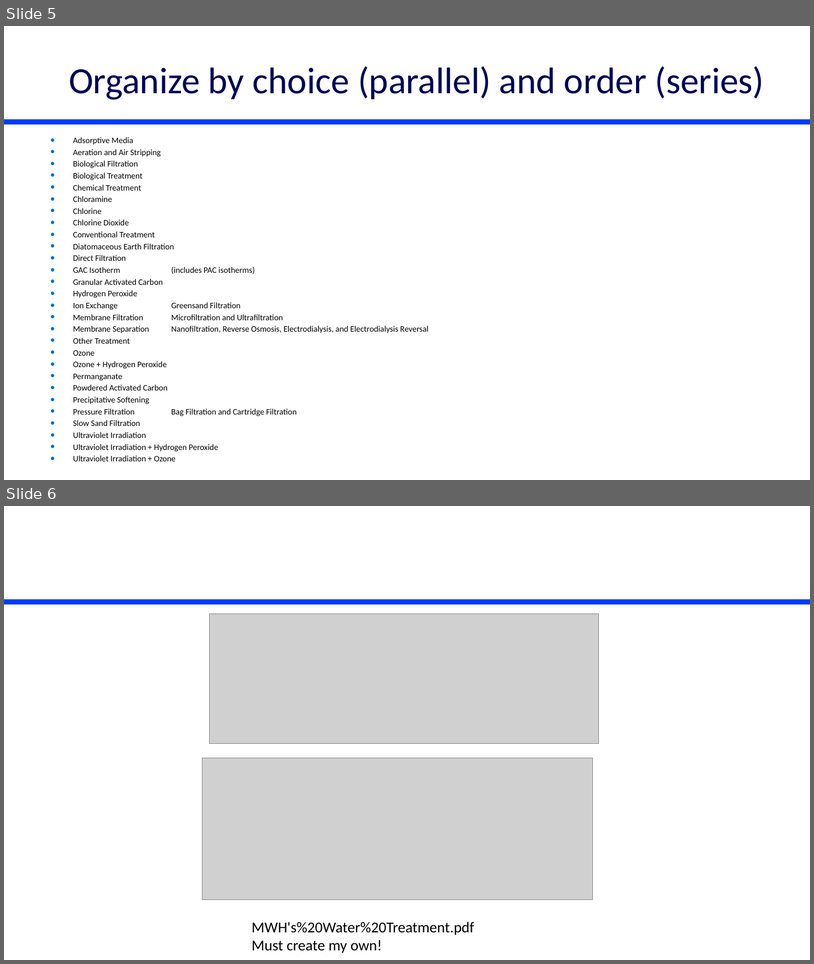
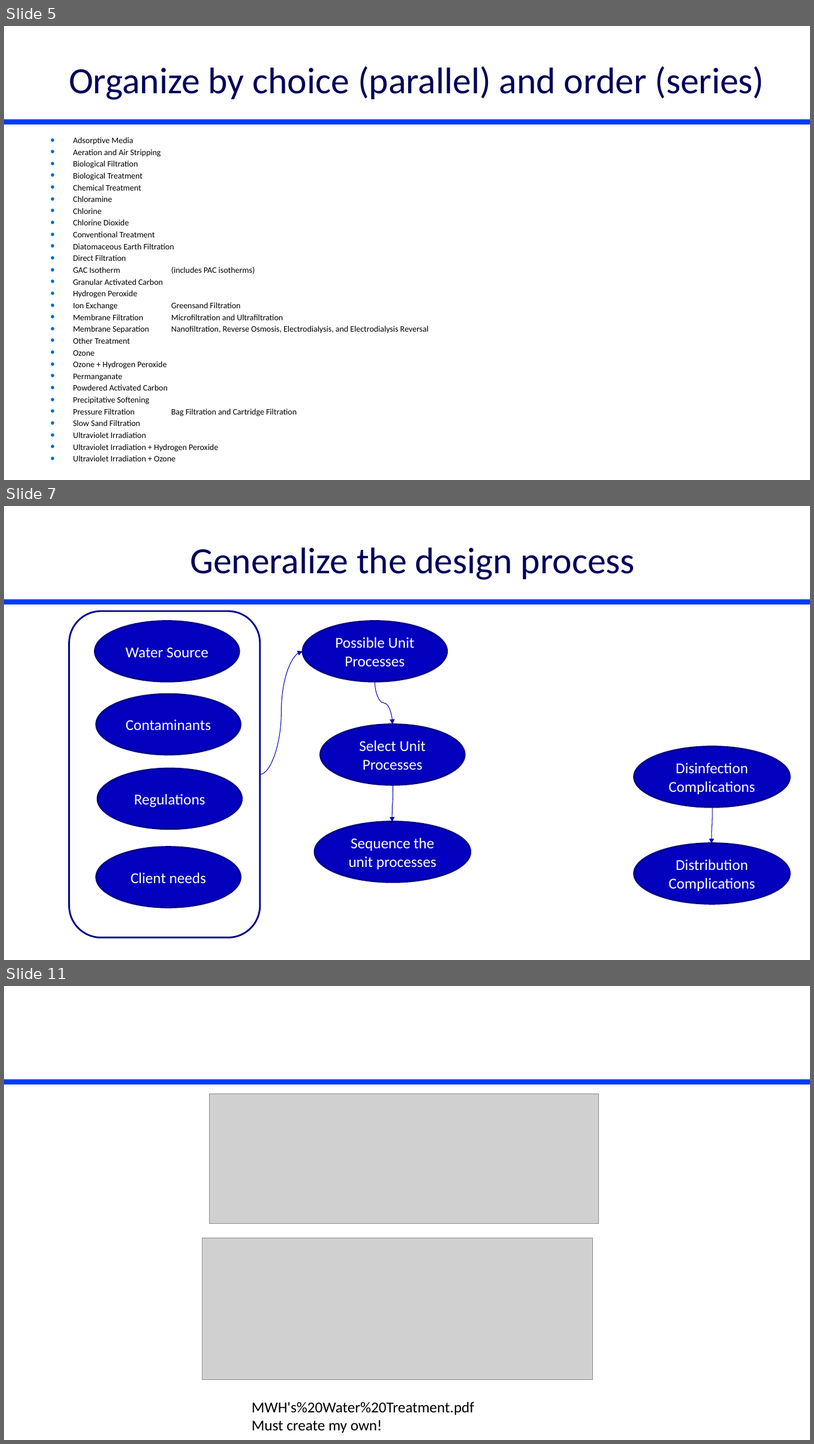
Before and after one commit to monroews/CEE4590, a slide deck: Lectures/Unit Process Selection.pptx. Shown one above the other, each under a label of ours: slides 5 and 6 before the commit, slides 5, 7 and 11 after it; the slides between them are not shown. The pictures are 814x964 and 814x1444 pixels, drawn with LibreOffice and Linux fonts; fonts in the diff are those of the drawing; grey boxes stand for pictures. Boxes give left, top, right and bottom in pixels: in the first picture for what was removed or moved away, otherwise in the second. Text is boxed around its words. In the diff, an @@ line names an element or a change of style, - is before the commit and + after.

```diff
--- a/Lectures/Unit Process Selection.pptx
+++ b/Lectures/Unit Process Selection.pptx
@@ slide 7 added at <box>4,506,810,960</box>, background #FFFFFF; not listed: 1 template element that a slide beside it also shows @@
@@ title added at <box>190,547,635,580</box>, 44 pt, text #00005A @@
+Generalize the design process
@@ rounded rectangle added at <box>69,611,260,937</box>, outline #02008D 2 pt @@
@@ ellipse added at <box>95,621,239,681</box>, fill #0300BE, outline #02008D 2 pt, 18 pt, text #FFFFFF @@
+Water Source
@@ ellipse added at <box>303,621,447,681</box>, fill #0300BE, outline #02008D 2 pt, 18 pt, text #FFFFFF @@
+Possible Unit Processes
@@ curved arrow added from (260, 774) to (303, 651), #0300BA 0.75 pt @@
@@ curved arrow added from (375, 681) to (393, 724), #0300BA 0.75 pt @@
@@ ellipse added at <box>96,694,241,754</box>, fill #0300BE, outline #02008D 2 pt, 18 pt, text #FFFFFF @@
+Contaminants
@@ ellipse added at <box>320,724,465,785</box>, fill #0300BE, outline #02008D 2 pt, 18 pt, text #FFFFFF @@
+Select Unit Processes
@@ ellipse added at <box>635,746,791,807</box>, fill #0300BE, outline #02008D 2 pt, 18 pt, text #FFFFFF @@
+Disinfection Complications
@@ ellipse added at <box>98,769,242,829</box>, fill #0300BE, outline #02008D 2 pt, 18 pt, text #FFFFFF @@
+Regulations
@@ curved arrow added from (393, 785) to (392, 822), #0300BA 0.75 pt @@
@@ curved arrow added from (713, 807) to (712, 844), #0300BA 0.75 pt @@
@@ ellipse added at <box>315,821,471,882</box>, fill #0300BE, outline #02008D 2 pt, 18 pt, text #FFFFFF @@
+Sequence the unit processes
@@ ellipse added at <box>96,847,241,907</box>, fill #0300BE, outline #02008D 2 pt, 18 pt, text #FFFFFF @@
+Client needs
@@ ellipse added at <box>635,843,791,903</box>, fill #0300BE, outline #02008D 2 pt, 18 pt, text #FFFFFF @@
+Distribution Complications
@@ what was slide 6 is now slide 11 @@
```
Also in this commit, not shown: 4 other slides added, 1 other file.
